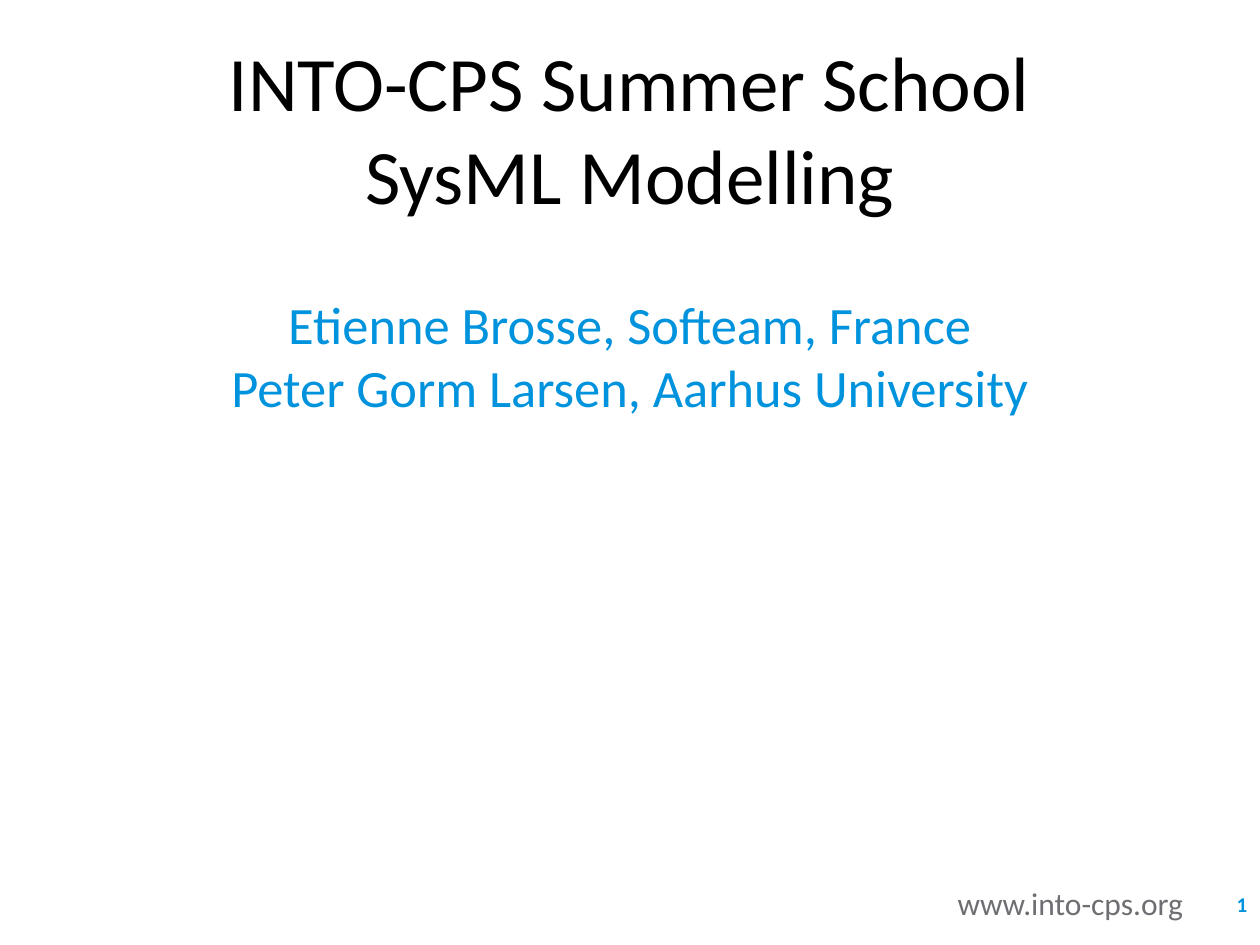
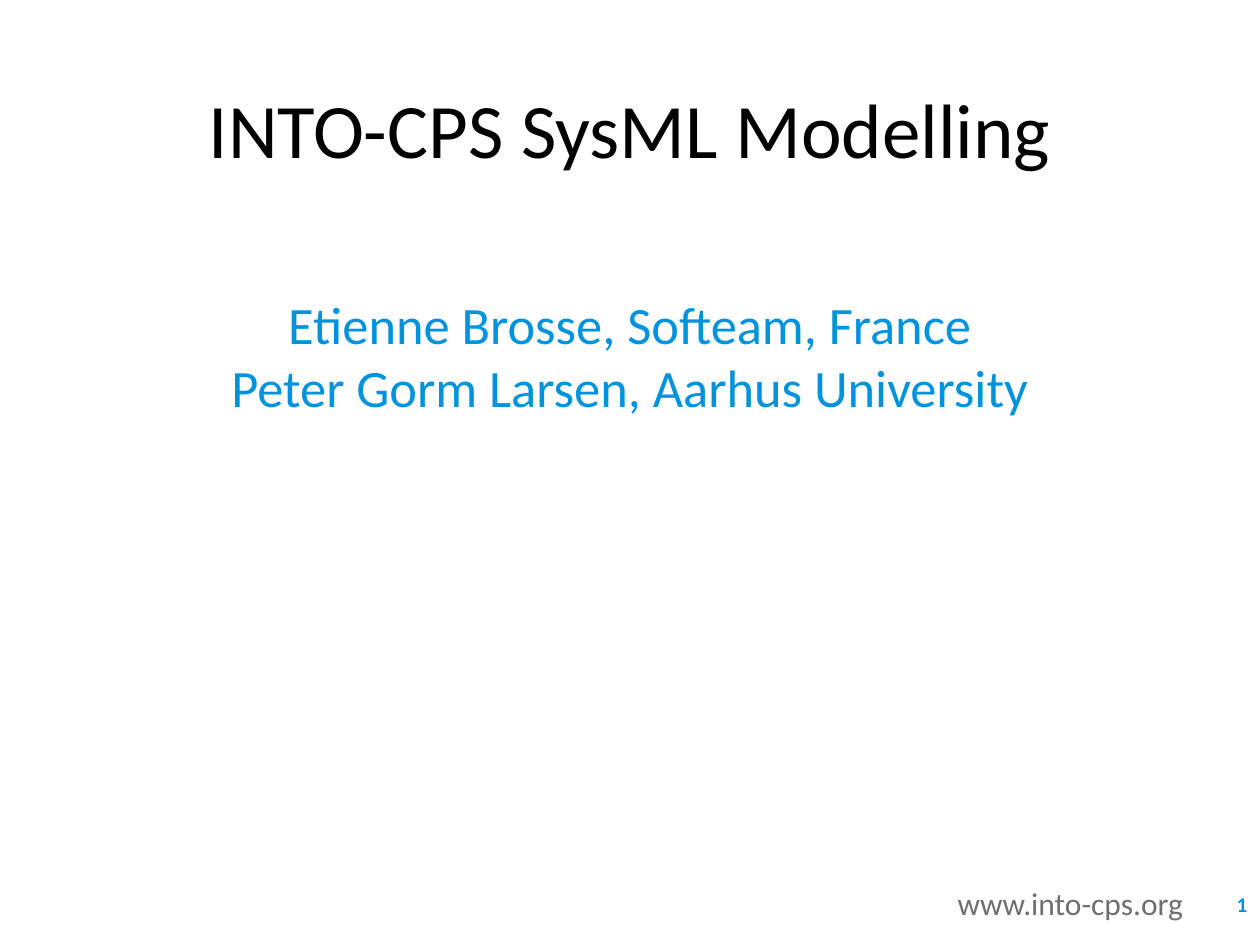
Before and after one commit to INTO-CPS-Association/training, a slide deck: slide 1 of slides/INTOCPS-SysML.pptx. Drawn at 1260x945 pixels with LibreOffice and Linux fonts; fonts in the diff are those of the drawing; background and template pictures are left out. Boxes give left, top, right and bottom in pixels: in the first picture for what was removed or moved away, otherwise in the second. Text is boxed around its words. In the diff, an @@ line names an element or a change of style, - is before the commit and + after.

Commit message:
minor stuff

```diff
--- a/slides/INTOCPS-SysML.pptx
+++ b/slides/INTOCPS-SysML.pptx
@@ title at <box>209,104,1050,172</box>: text changed @@
-INTO-CPS Summer School
-SysML Modelling
+INTO-CPS SysML Modelling
```
Also in this commit, not shown: 1 slide removed.
